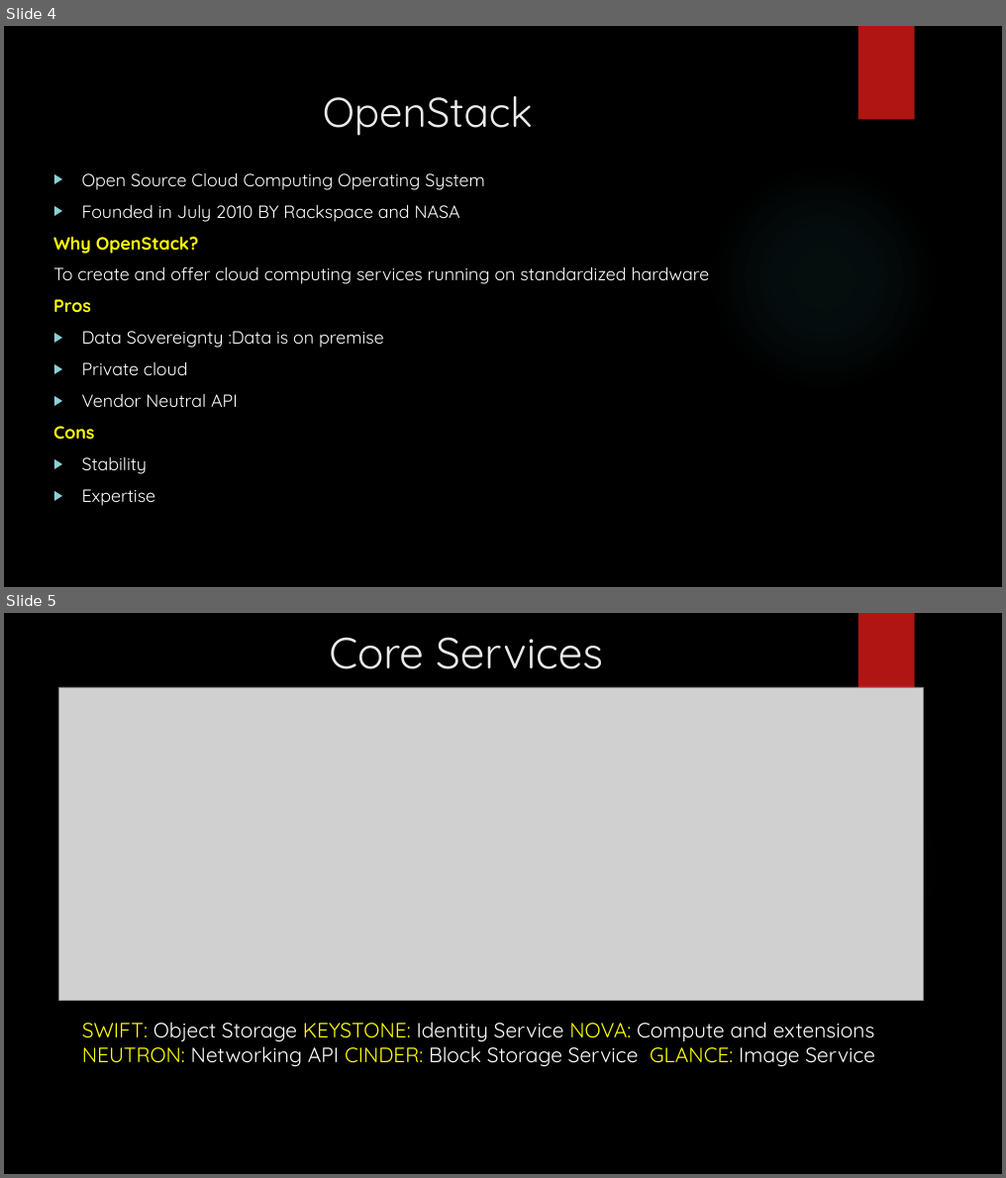
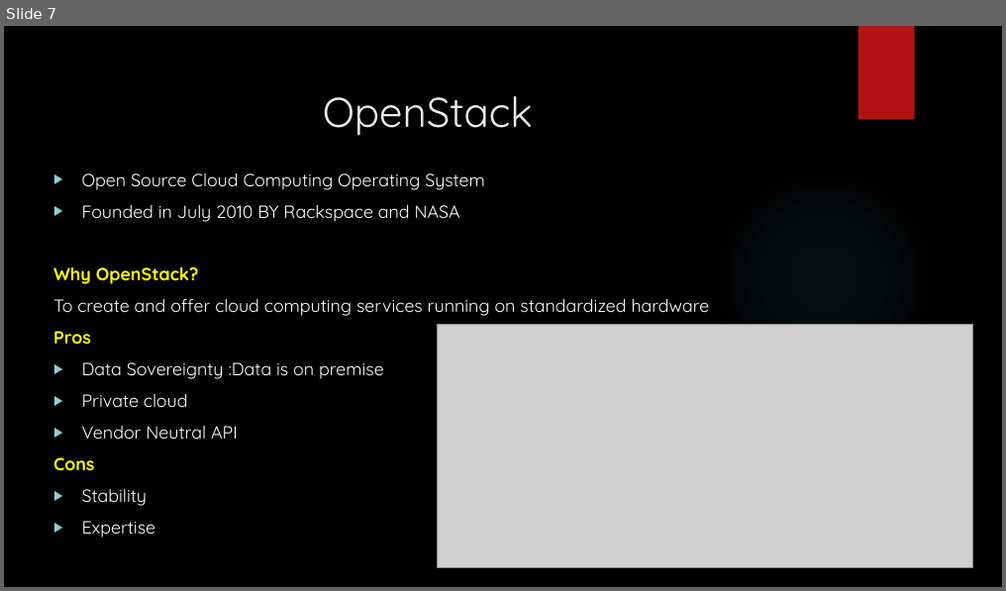
Before and after one commit to pptaj/ADS_Presentation, a slide deck: ADS_Presentation.pptx. Shown one above the other, each under a label of ours: slides 4 and 5 before the commit, slide 7 after it. The pictures are 1006x1178 and 1006x591 pixels, drawn with LibreOffice and Linux fonts; fonts in the diff are those of the drawing; grey boxes stand for pictures; background and template pictures are left out. Boxes give left, top, right and bottom in pixels: in the first picture for what was removed or moved away, otherwise in the second. Text is boxed around its words. In the diff, an @@ line names an element or a change of style, - is before the commit and + after.

```diff
--- a/ADS_Presentation.pptx
+++ b/ADS_Presentation.pptx
@@ slide 5 removed at (4, 613, 1002, 1174), background picture (left out); not listed: 2 template elements that a slide beside it also shows @@
@@ title removed at (329, 637, 603, 669) @@
-Core Services
@@ picture removed at (58, 687, 923, 1000) @@
@@ text removed at (82, 1022, 875, 1067) @@
-SWIFT: Object Storage KEYSTONE: Identity Service NOVA: Compute and extensions NEUTRON: Networking API CINDER: Block Storage Service GLANCE: Image Service
@@ what was slide 4 is now slide 7 @@
@@ slide 7 changed as well @@
@@ text "Open Source Cloud Computing Operating ..." rewrapped from (54, 174, 710, 506) to (54, 174, 710, 538) @@
@@ picture added at (437, 325, 973, 569) @@
```
Also in this commit, not shown: 4 other slides changed, 6 slides added, 1 other slide removed.
